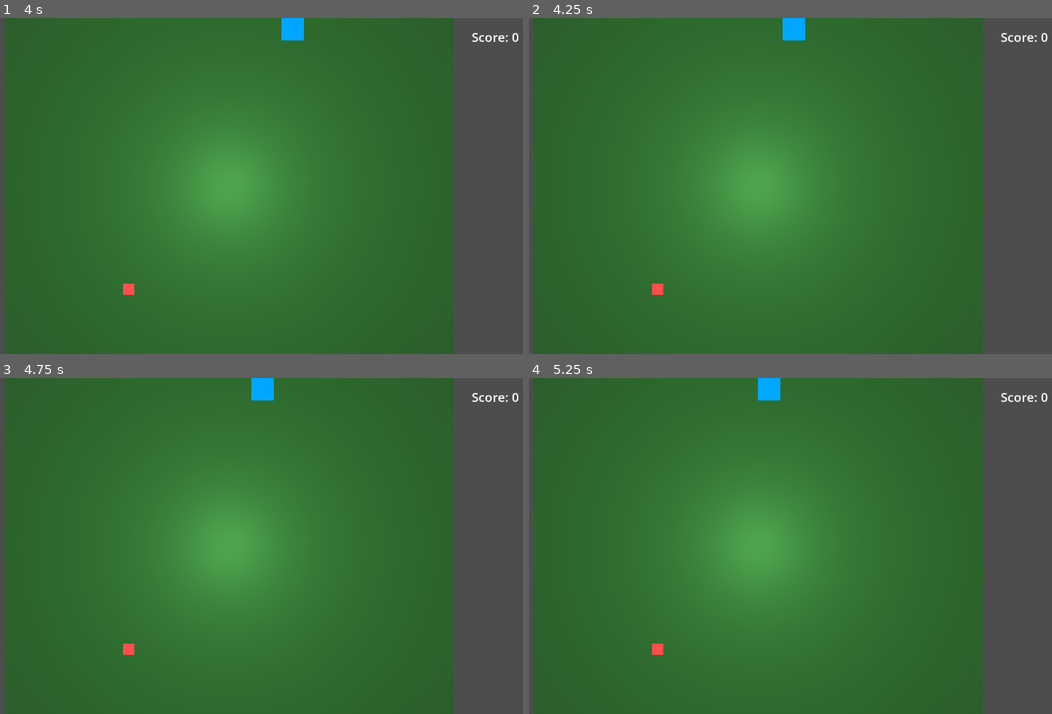
Above: before the commit, frames 1-4 (two rows, left to right).
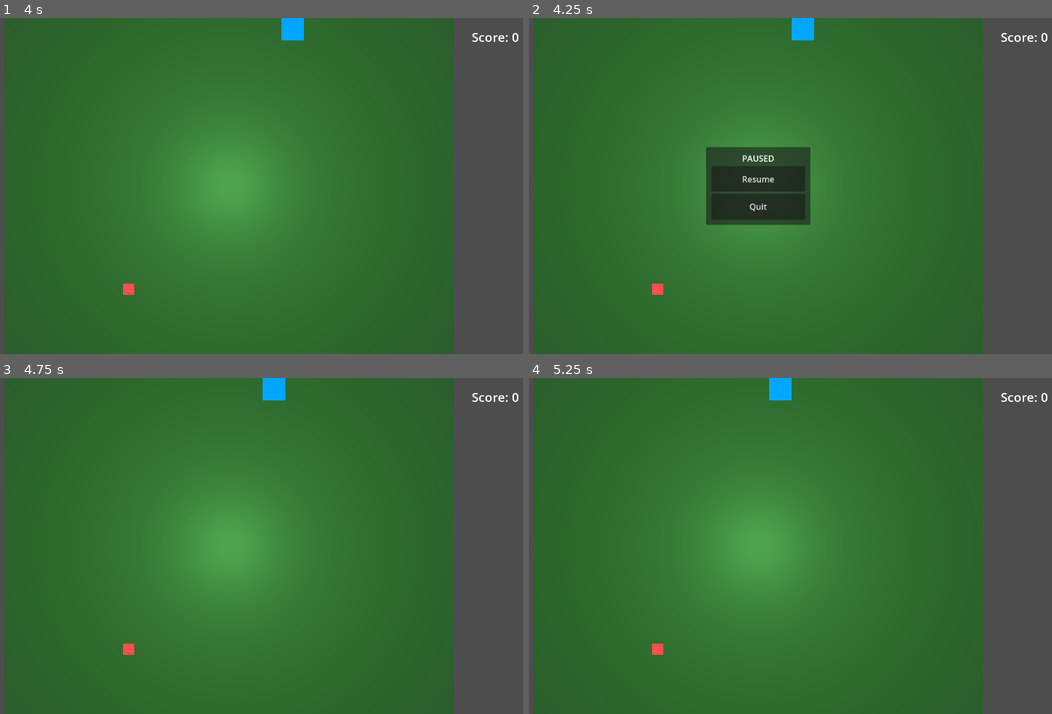
Above: after the commit, the same moments.

Repository: bluehexagons/snakeproject
Game: Godot game, scene res://scenes/main.tscn
Two runs of this game, one before a commit and one after it. Both use one fixed random seed, a clock stepped at 60 frames per second and the inputs below.
Inputs (mouse positions are in pixels of both pictures, inside the frame that each line leads up to):
- Up to frame 1 (4 s): tap Enter at 0.5 s; hold D (move_right) 0.53-1.28 s; hold S (move_down) 1.28-2.03 s; hold D (move_right) 2.03-2.78 s; hold W (move_up) 2.78-3.53 s; hold A (move_left) from 3.53 s (still down)
- Up to frame 2 (4.25 s): keep holding A (move_left); tap Escape (ui_cancel) at 4.15 s
- Up to frame 3 (4.75 s): release A (move_left) at 4.25 s; click (230, 539) at 4.25 s, where only the run after the commit has a clickable "Resume"
- Up to frame 4 (5.25 s): tap Space at 5 s; hold A (move_left) from 5.03 s (still down)

Frame 1 is identical in both runs. In frame 2, 4.9% of the frame differs, in the area x 33-55%, y 0-62%; in frame 3, 0.3%; in frame 4, 0.3%.

Commit message:
(AI) pause menu

Diff:
--- a/scenes/main.tscn
+++ b/scenes/main.tscn
@@ -32,3 +32,4 @@
 size = 15.0
 
 [node name="UI" parent="." instance=ExtResource("2_ui")]
+process_mode = 3
--- a/scenes/ui.tscn
+++ b/scenes/ui.tscn
@@ -24,3 +24,45 @@
 theme_override_font_sizes/font_size = 24
 text = "Score: 0"
 horizontal_alignment = 2
+
+[node name="PauseMenu" type="Panel" parent="."]
+visible = false
+layout_mode = 1
+anchors_preset = 8
+anchor_left = 0.5
+anchor_top = 0.5
+anchor_right = 0.5
+anchor_bottom = 0.5
+offset_left = -100.0
+offset_top = -75.0
+offset_right = 100.0
+offset_bottom = 75.0
+grow_horizontal = 2
+grow_vertical = 2
+
+[node name="VBoxContainer" type="VBoxContainer" parent="PauseMenu"]
+layout_mode = 1
+anchors_preset = 15
+anchor_right = 1.0
+anchor_bottom = 1.0
+offset_left = 10.0
+offset_top = 10.0
+offset_right = -10.0
+offset_bottom = -10.0
+grow_horizontal = 2
+grow_vertical = 2
+
+[node name="PauseLabel" type="Label" parent="PauseMenu/VBoxContainer"]
+layout_mode = 2
+text = "PAUSED"
+horizontal_alignment = 1
+
+[node name="ResumeButton" type="Button" parent="PauseMenu/VBoxContainer"]
+layout_mode = 2
+size_flags_vertical = 3
+text = "Resume"
+
+[node name="QuitButton" type="Button" parent="PauseMenu/VBoxContainer"]
+layout_mode = 2
+size_flags_vertical = 3
+text = "Quit"
--- a/scripts/game_manager.gd
+++ b/scripts/game_manager.gd
@@ -6,6 +6,7 @@
 const BASE_CAMERA_SIZE = 15.0  # This is our reference size for 1:1 aspect ratio
 
 var score: int = 0
+var is_paused: bool = false
 @onready var camera = $Camera3D
 @onready var ui = $UI
 
@@ -15,6 +16,15 @@
 	get_tree().root.size_changed.connect(_on_window_resize)
 	_on_window_resize()
 	update_score(0)
+
+func _unhandled_input(event):
+	if event.is_action_pressed("ui_cancel"):  # ESC key
+		toggle_pause()
+
+func toggle_pause():
+	is_paused = !is_paused
+	get_tree().paused = is_paused
+	ui.toggle_pause_menu(is_paused)
 
 func spawn_player():
 	var player = PLAYER_SCENE.instantiate()
--- a/scripts/ui.gd
+++ b/scripts/ui.gd
@@ -1,7 +1,20 @@
-
 extends Control
 
 @onready var score_label = $ScoreLabel
+@onready var pause_menu = $PauseMenu
+
+func _ready():
+	$PauseMenu/VBoxContainer/ResumeButton.pressed.connect(_on_resume_pressed)
+	$PauseMenu/VBoxContainer/QuitButton.pressed.connect(_on_quit_pressed)
 
 func update_score(new_score: int):
 	score_label.text = "Score: %d" % new_score
+
+func toggle_pause_menu(is_paused: bool):
+	pause_menu.visible = is_paused
+
+func _on_resume_pressed():
+	get_parent().toggle_pause()
+
+func _on_quit_pressed():
+	get_tree().quit()
